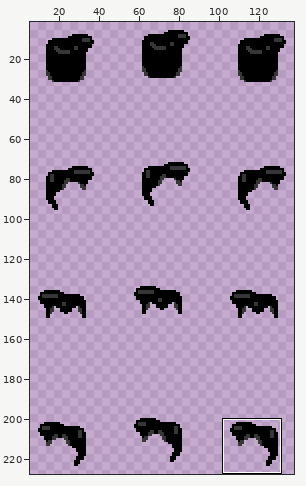
File history of a sprite sheet, sprite/outfit/hair/PNG/48x64_scale2x/hair-002-black.png. Above, an overview of the earlier version with the close-up marked.
Close-up. First the earlier version:
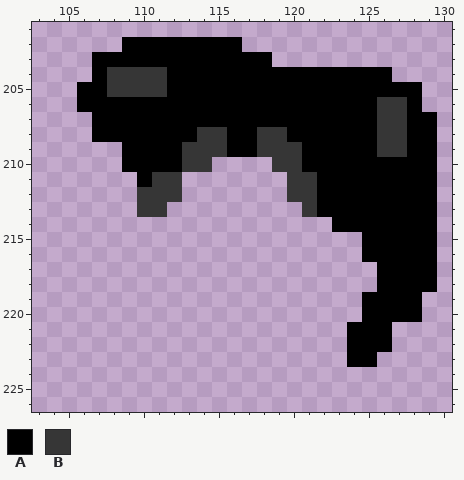
The file is 144x256 pixels. Shown: x 103..130, y 201..226. The wide view leaves out empty margins. The commit also changed other parts of the picture, which this record leaves out.
Palette (. is transparent): A #000000  B #363636
Pixels before, first column x 106:
202 ...AAAAAAAA.............
203 .AAAAAAAAAAAA...........
204 .ABBBBAAAAAAAAAAAAAAA...
205 AABBBBAAAAAAAAAAAAAAAAA.
206 AAAAAAAAAAAAAAAAAAAABBA.
207 .AAAAAAAAAAAAAAAAAAABBAA
208 .AAAAAAABBAABBAAAAAABBAA
209 ...AAAABBBAABBBAAAAABBAA
210 ...AAAABB....BBAAAAAAAAA
211 ....ABB.......BBAAAAAAAA
212 ....BBB.......BBAAAAAAAA
213 ....BB.........BAAAAAAAA
214 .................AAAAAAA
215 ...................AAAAA
216 ...................AAAAA
217 ....................AAAA
218 ....................AAAA
219 ...................AAAA.
220 ...................AAAA.
221 ..................AAA...
222 ..................AAA...
223 ..................AA....
After:
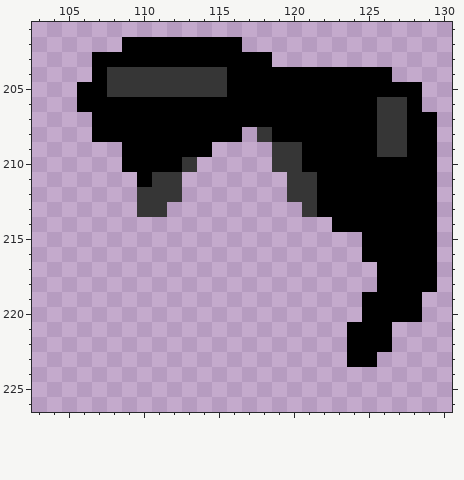
The edit:
Changed rows in their new state; - is an unchanged pixel.
first column x 112:
204 BBBB----
205 BBBB----
208 --AA-.-A
209 -AA....-
210 --.-----
